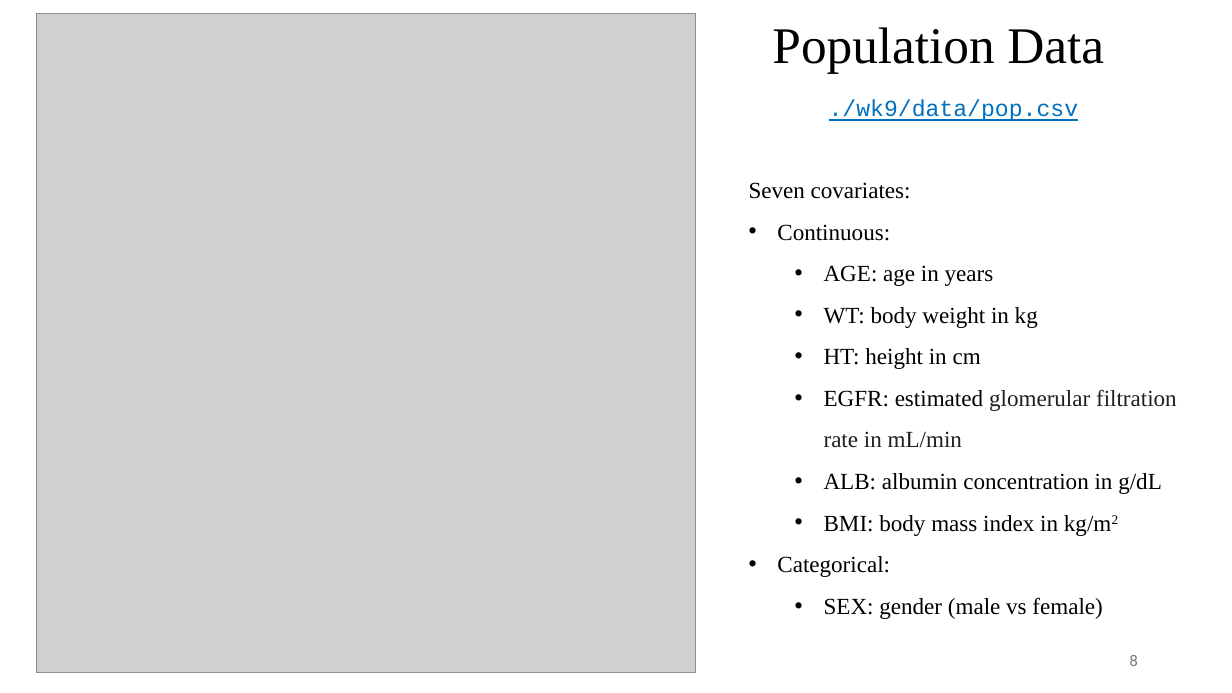
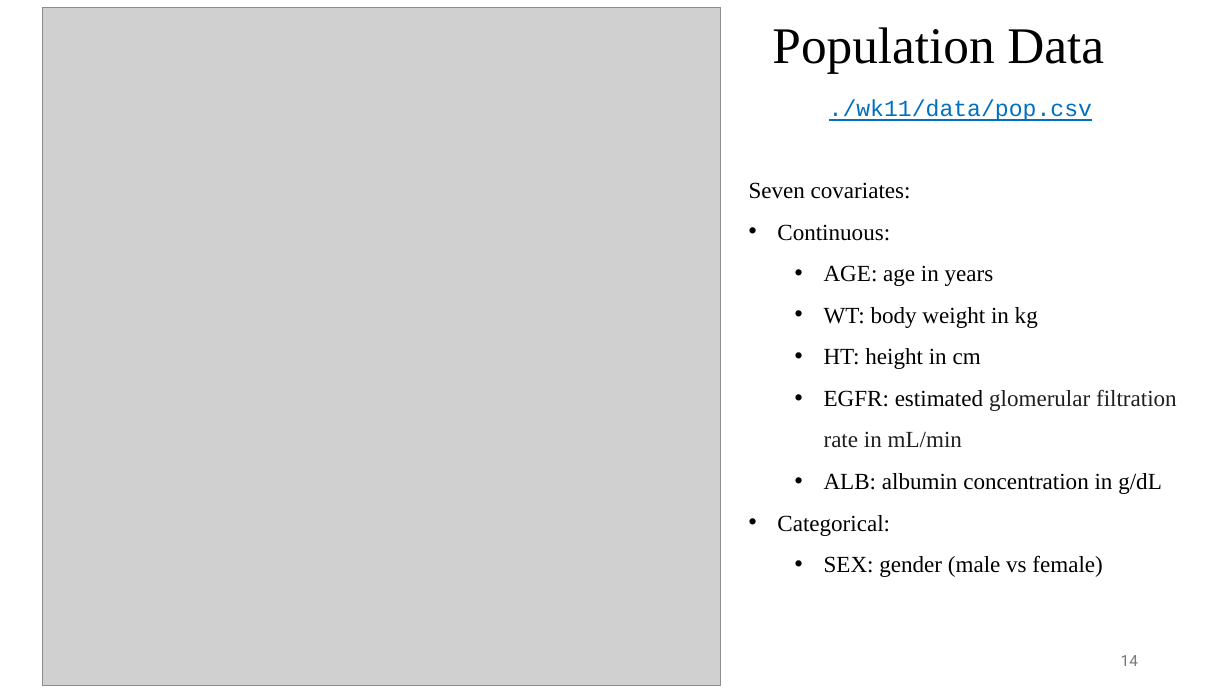
Before and after one commit to UMN-ECP-PMX/ecp8506_26f, a slide deck: slide 14 of wk11/wk11_slides.pptx (slide 8 before the commit). Drawn at 1232x693 pixels with LibreOffice and Linux fonts; fonts in the diff are those of the drawing; grey boxes stand for pictures. Boxes give left, top, right and bottom in pixels: in the first picture for what was removed or moved away, otherwise in the second. Text is boxed around its words. In the diff, an @@ line names an element or a change of style, - is before the commit and + after.

```diff
--- a/wk11/wk11_slides.pptx
+++ b/wk11/wk11_slides.pptx
@@ picture: place and size @@
-picture at [37, 13, 697, 673]
+picture at [43, 7, 722, 687]
@@ text at [829, 99, 1092, 121]: text changed @@
-./wk9/data/pop.csv
+./wk11/data/pop.csv
@@ text at [824, 515, 1111, 536]: paragraph removed @@
-  • BMI: body mass index in kg/m2
@@ page number at [1121, 655, 1138, 666]: text changed @@
-8
+14
```
Also in this commit, not shown: 12 other slides changed, 10 slides added, 3 slides removed, 3 other files.
